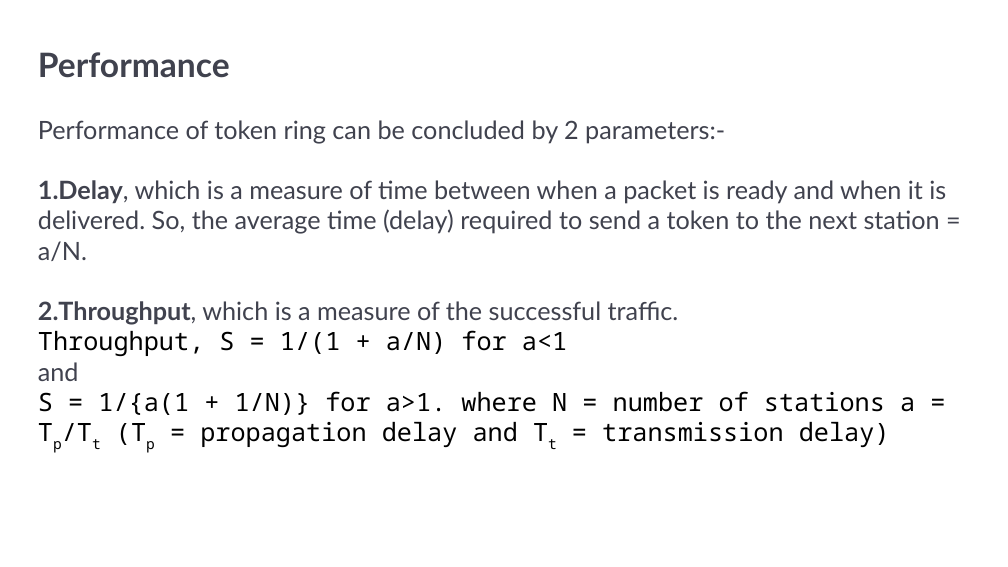
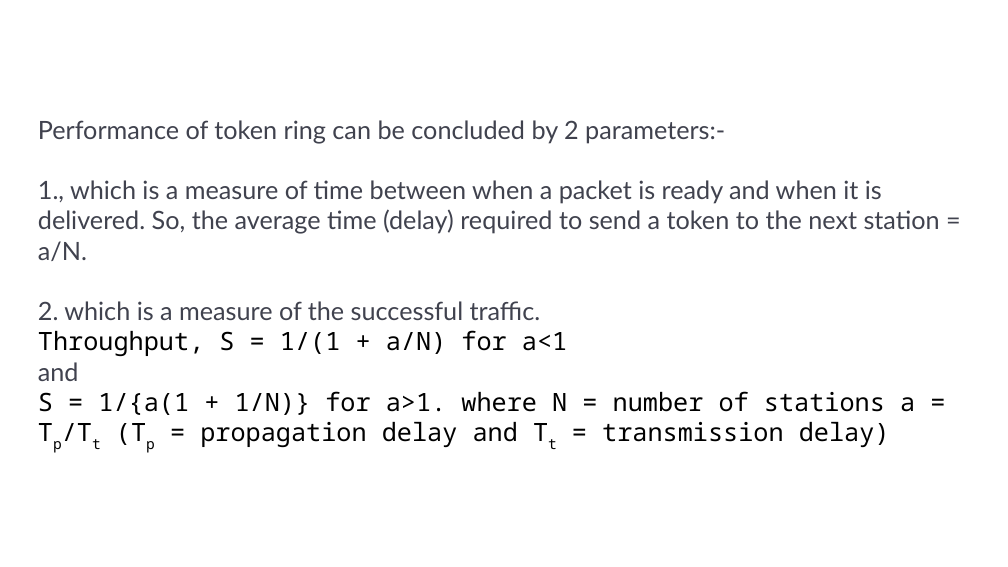
Before and after one commit to mehul79/SM, a slide deck: slide 23 of Sem-5/CN/11. MAC protocols.pptx. Drawn at 1008x567 pixels with LibreOffice and Linux fonts; fonts in the diff are those of the drawing. Boxes give left, top, right and bottom in pixels: in the first picture for what was removed or moved away, otherwise in the second. Text is boxed around its words. In the diff, an @@ line names an element or a change of style, - is before the commit and + after.

```diff
--- a/Sem-5/CN/11. MAC protocols.pptx
+++ b/Sem-5/CN/11. MAC protocols.pptx
@@ text at (x1=38, y1=52, x2=230, y2=78): paragraph removed @@
-Performance
@@ text at (x1=38, y1=180, x2=940, y2=320): text changed @@
-1. Delay, which is a measure of time between when a packet is ready and when it is delivered. So, the average time (delay) required to send a token to the next station = a/N.
-2. Throughput, which is a measure of the successful traffic.
+1. , which is a measure of time between when a packet is ready and when it is delivered. So, the average time (delay) required to send a token to the next station = a/N.
+2. which is a measure of the successful traffic.
```
Also in this commit, not shown: 1 other slide changed, 18 other files.
